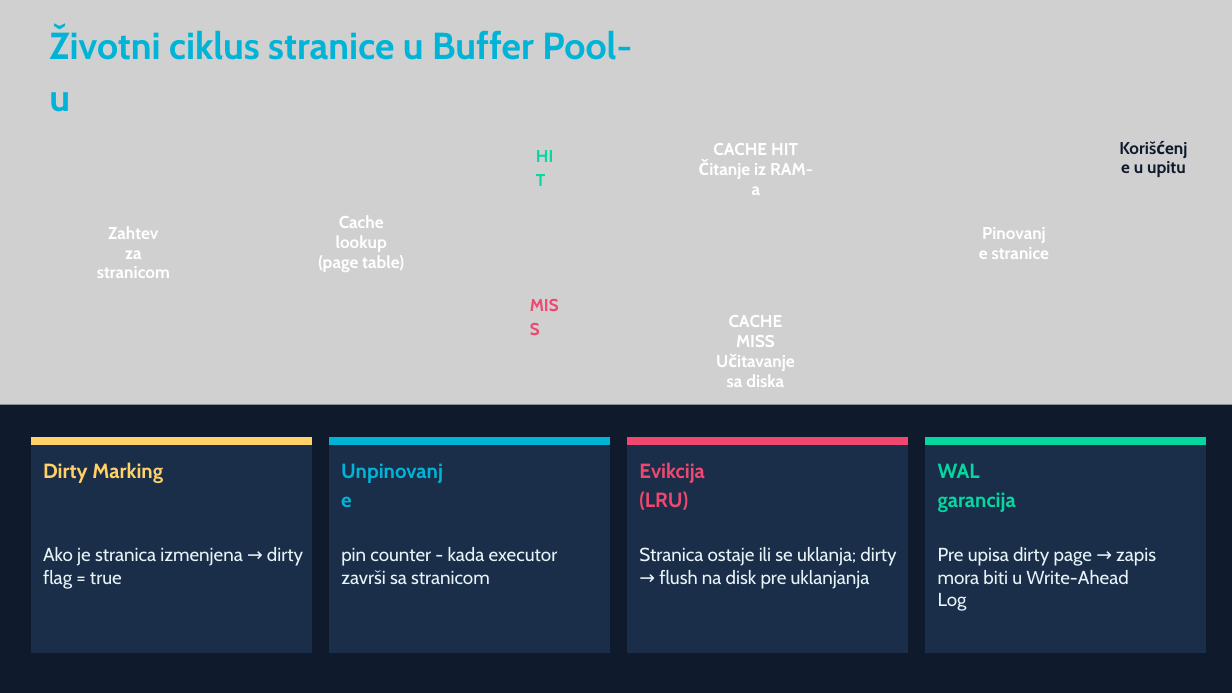
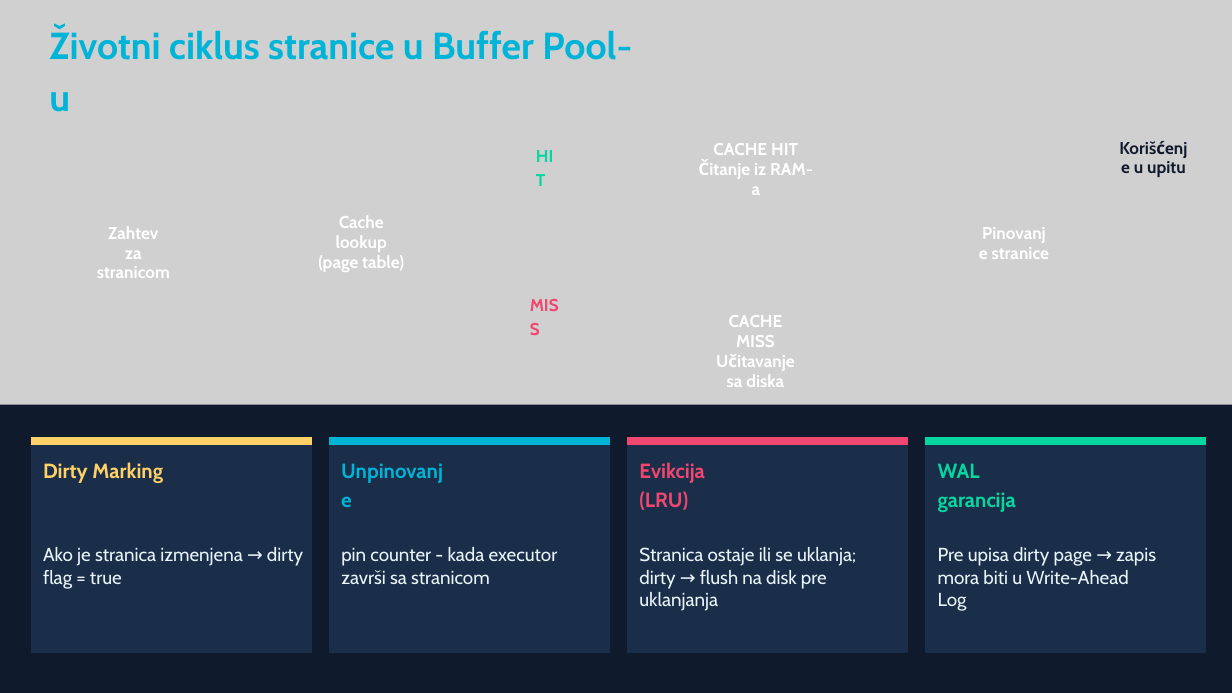
Before and after one commit to adamovickaca/SZUBP, a slide deck: slide 6 of szubp_prezentacija_prvi_deo.pptx. Drawn at 1232x693 pixels with LibreOffice and Linux fonts; fonts in the diff are those of the drawing; grey boxes stand for pictures. Boxes give left, top, right and bottom in pixels: in the first picture for what was removed or moved away, otherwise in the second. Text is boxed around its words. In the diff, an @@ line names an element or a change of style, - is before the commit and + after.

```diff
--- a/szubp_prezentacija_prvi_deo.pptx
+++ b/szubp_prezentacija_prvi_deo.pptx
@@ text at box(639, 547, 856, 611): text changed @@
-Stranica ostaje ili se uklanja; dirty → flush na disk pre uklanjanja
+Stranica ostaje ili se uklanja;
+dirty → flush na disk pre uklanjanja
```
Also in this commit, not shown: 10 other slides changed, 1 other file.
